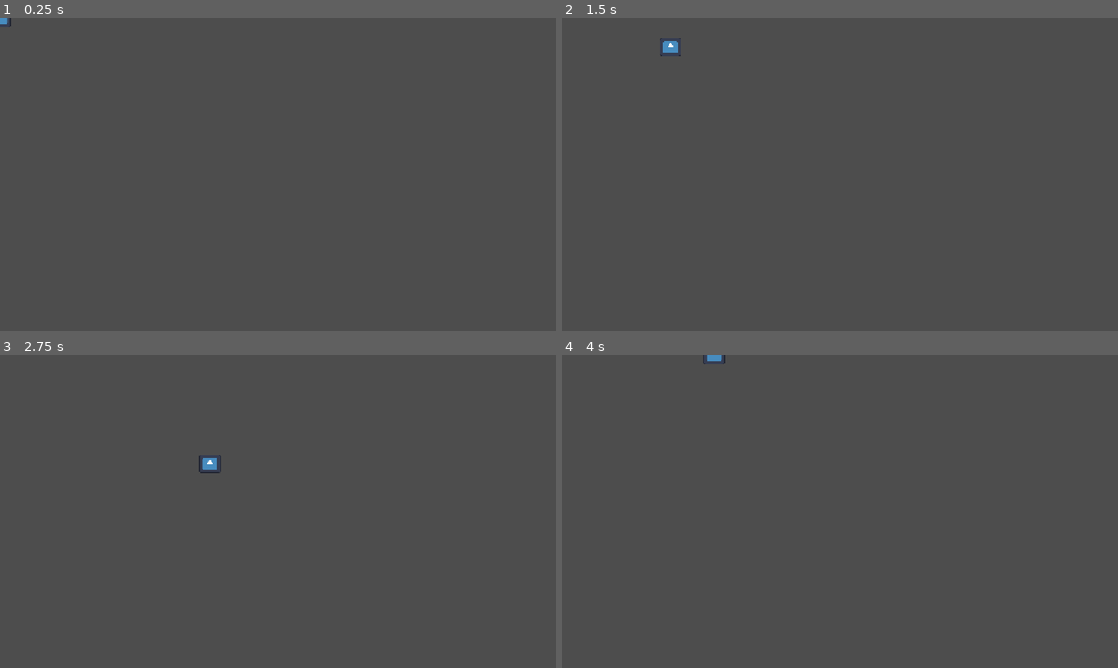
Above: before the commit, frames 1-4 (two rows, left to right).
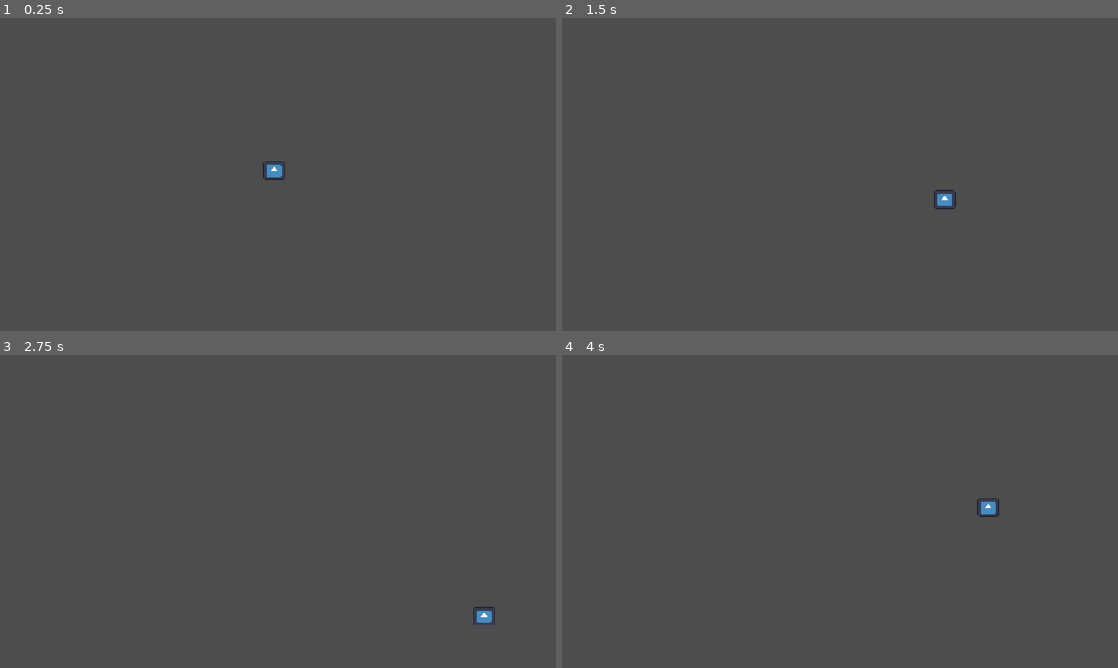
Above: after the commit, the same moments.

Repository: DevLucasOnly/DevLucasOnly-SurviveGD-Prototipo-de-Sobrevivencia-2D
Game: Godot game, scene res://scenes/world.tscn
Two runs of this game, one before a commit and one after it. Both use one fixed random seed, a clock stepped at 60 frames per second and the inputs below. Before the commit the project starts from res://scenes/Player.tscn. The engine's default icon, where the game draws it, is replaced by a stand-in: a white triangle on a blue panel in a dark square.
Inputs:
- Up to frame 1 (0.25 s): no input
- Up to frame 2 (1.5 s): tap Enter at 0.5 s; hold D (move_right) 0.53-1.28 s; hold S (move_down) from 1.28 s (still down)
- Up to frame 3 (2.75 s): release S (move_down) at 2.03 s; hold D (move_right) from 2.03 s (still down)
- Up to frame 4 (4 s): release D (move_right) at 2.78 s; hold W (move_up) 2.78-3.53 s; hold A (move_left) from 3.53 s (still down)

The runs differ from the first frame. In frame 1, 0.2% of the frame differs, in the area x 0-52%, y 0-52%; in frame 2, 0.3%; in frame 3, 0.3%, in the area x 35-89%, y 32-87%; in frame 4, 0.2%.

Commit message:
Implementa sistema de decaimento de humanidade e bloqueio de Input

Diff:
--- a/project.godot
+++ b/project.godot
@@ -11,7 +11,7 @@
 [application]
 
 config/name="SurviveGD"
-run/main_scene="res://scenes/Player.tscn"
+run/main_scene="uid://pqc1qi0tj223"
 config/features=PackedStringArray("4.7", "GL Compatibility")
 config/icon="res://icon.svg"
 
--- a/scenes/world.tscn
+++ b/scenes/world.tscn
@@ -17,7 +17,7 @@
 [node name="World" type="Node2D" unique_id=2064019119]
 
 [node name="Player" parent="." unique_id=1449373304 instance=ExtResource("1_nnsk1")]
-position = Vector2(559, 320)
+position = Vector2(568, 316)
 
 [node name="Parede_Topo" type="StaticBody2D" parent="." unique_id=15322827]
 
--- a/scripts/player.gd
+++ b/scripts/player.gd
@@ -1,8 +1,22 @@
 extends CharacterBody2D
 
 @export var speed: float = 300.0
+@export var humanidade: float = 100.0
+@export var taxa_decaimento: float = 5.0
 
-func _physics_process(_delta: float) -> void:
-	var input_direction = Input.get_vector("move_left", "move_right", "move_up", "move_down")
-	velocity = input_direction * speed
-	move_and_slide()
+func _physics_process(delta: float) -> void:
+	# 1. Verifica estado vital
+	if humanidade > 0.0:
+		# 2. Aplica o decaimento contínuo baseado no tempo (delta)
+		humanidade -= taxa_decaimento * delta
+
+		# 3. Trava o movimento imediatamente se zerar
+		if humanidade <= 0.0:
+			humanidade = 0.0
+			print("Humanidade esgotada. Movimento bloqueado.")
+			return
+
+		# 4. Cálculo vetorial normalizado (executado apenas se humanidade > 0)
+		var input_direction = Input.get_vector("move_left", "move_right", "move_up", "move_down")
+		velocity = input_direction * speed
+		move_and_slide()
